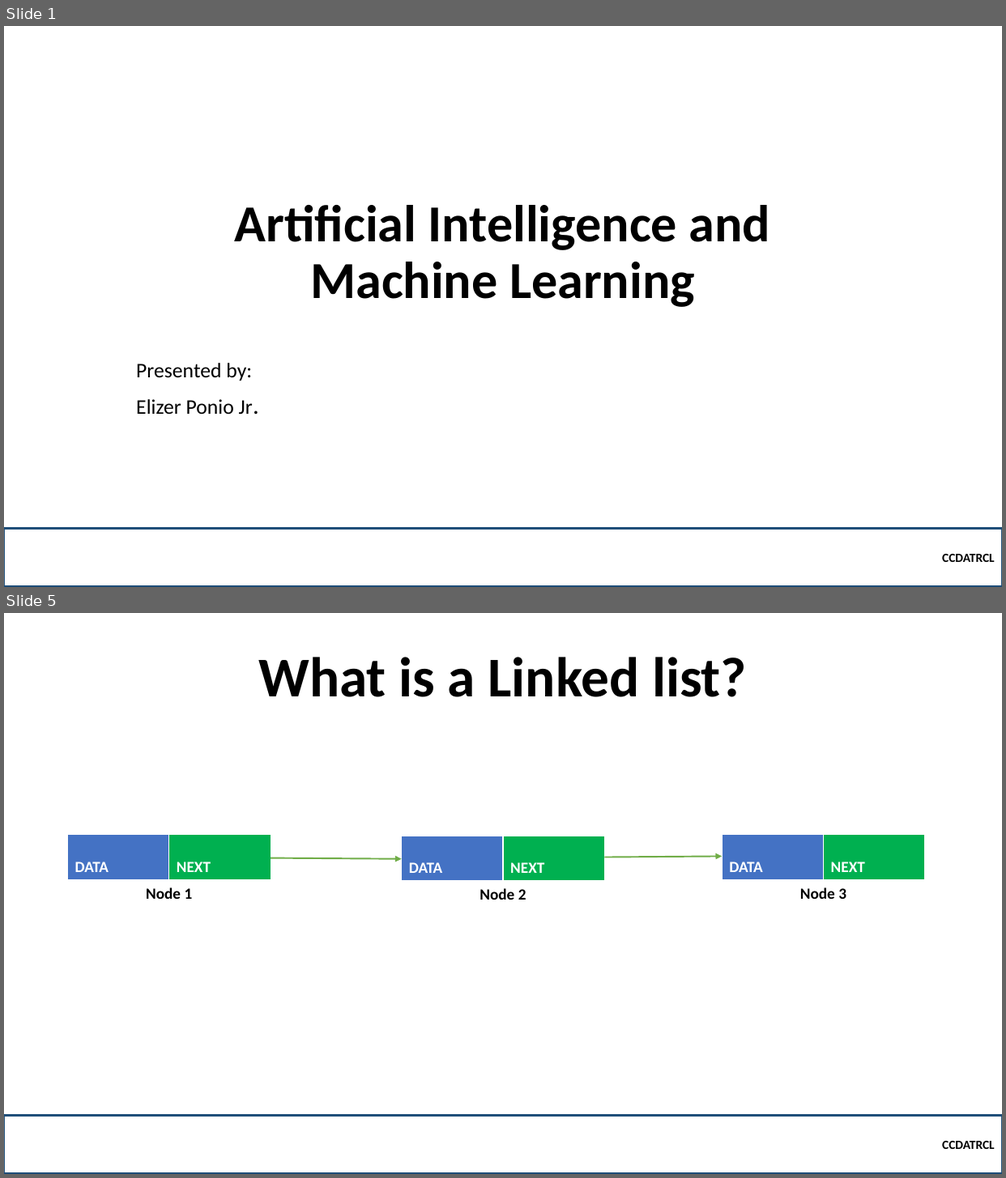
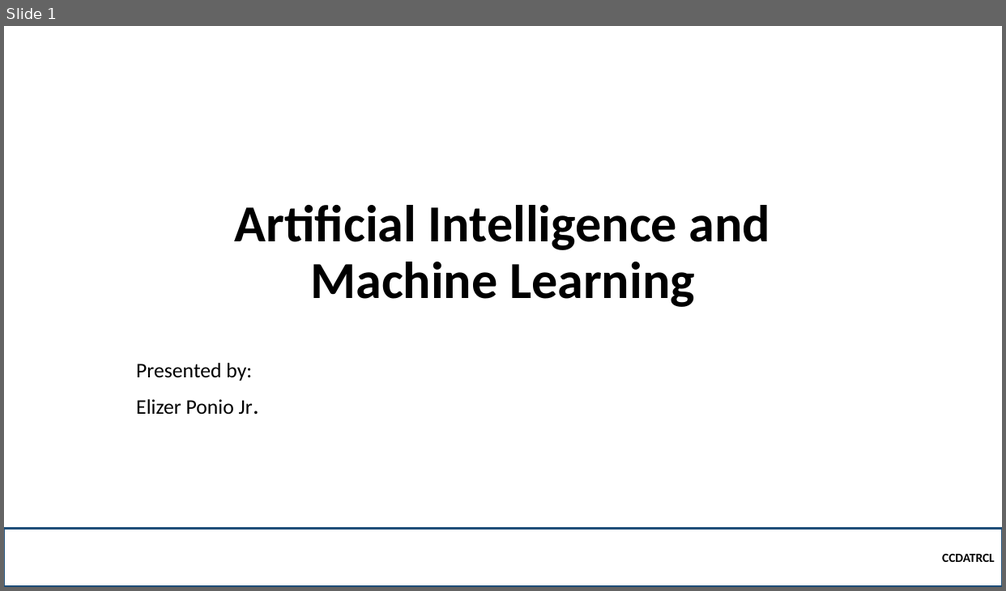
Before and after one commit to robitussin/CCINSYSL, a slide deck: 2 - Artificial Intelligence and Machine Learning/Introduction to Machine Learning.pptx. Shown one above the other, each under a label of ours: slides 1 and 5 before the commit, slide 1 after it; the slides between them are not shown. The pictures are 1006x1178 and 1006x591 pixels, drawn with LibreOffice and Linux fonts; fonts in the diff are those of the drawing; background and template pictures are left out. Boxes give left, top, right and bottom in pixels: in the first picture for what was removed or moved away, otherwise in the second. Text is boxed around its words. In the diff, an @@ line names an element or a change of style, - is before the commit and + after.

```diff
--- a/2 - Artificial Intelligence and Machine Learning/Introduction to Machine Learning.pptx
+++ b/2 - Artificial Intelligence and Machine Learning/Introduction to Machine Learning.pptx
@@ slide 5 removed at bbox=[4, 613, 1002, 1174], background picture (left out) @@
@@ title removed at bbox=[258, 657, 747, 697] @@
-What is a Linked list?
@@ table removed at bbox=[68, 835, 271, 923], 2 rows, 2 columns @@
-DATA | NEXT
-Node 1 | 
@@ table removed at bbox=[402, 836, 605, 924], 2 rows, 2 columns @@
-DATA | NEXT
-Node 2 | 
@@ table removed at bbox=[722, 835, 926, 923], 2 rows, 2 columns @@
-DATA | NEXT
-Node 3 | 
@@ arrow removed from (270, 858) to (402, 859) @@
@@ arrow removed from (604, 857) to (722, 856) @@
@@ rectangle removed at bbox=[4, 1115, 1002, 1174] @@
-CCDATRCL
```
Also in this commit, not shown: 2 slides added, 10 other slides removed.
